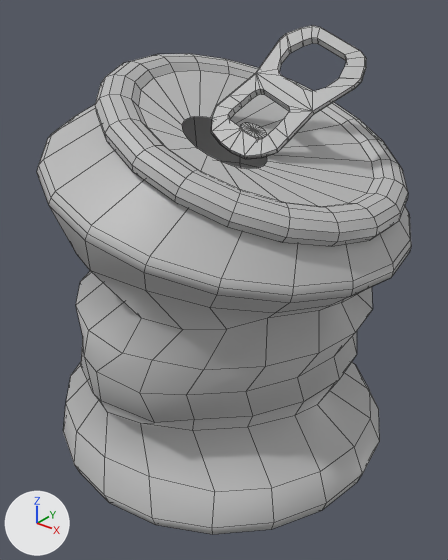
What one commit did to the FBX model AllNighter/Assets/Models/Jeremy/canCrusty.fbx.
Both versions are drawn from a camera (50 mm lens) standing at (0.1111, -0.1384, 0.0774) and looking at (0.002, -0.002, -0.0071). The axes (+X, +Y, +Z) are drawn at lower left. The lights are the same throughout. Mesh edges are drawn as thin lines. Where no turn or scale is listed for an object, it has been applied to the vertices.

Names of what the first picture shows: 'canCrusty'.
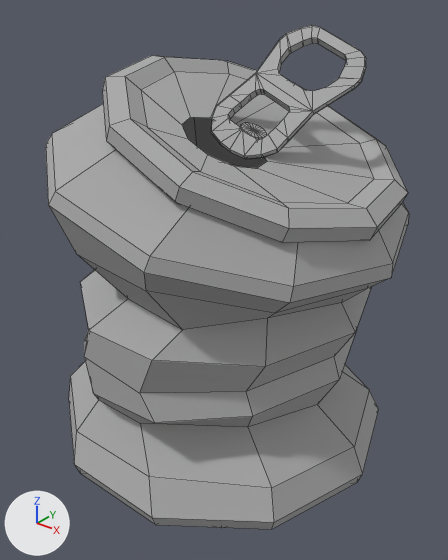
Where the change shows, as pixel boxes [x1, y1, x2, y2] in the pictures (448 x 560 px):
```json
{"object": "canCrusty", "change": "recoloured, surface changed, reshaped", "before": [37, 25, 411, 534], "after": [46, 25, 409, 529]}
{"part": 1, "of": "me_mesh", "change": "deleted", "before": [37, 54, 411, 534]}
```

Edits to the scene script, one JSON object a line:
```json
{"op": "set", "path": "mat_cancrustylambert.base_color", "old": "(0.5, 0.5, 0.5)", "new": "(0.4, 0.4, 0.4)", "note": "grey #bcbcbc -> grey #aaaaaa"}
{"op": "set", "path": "mat_cancrustylambert.roughness", "old": "0.5", "new": "0.896"}
{"block": "me_mesh", "where": "# used by ob_cancrusty; location = (0.0, 0.0, 0.0)"}
{"op": "remove", "block": "me_mesh", "code": "me_mesh.from_pydata(...)  # 790 vertices, 752 faces; spans x -0.0554..0.0554, y -0.0545..0.0545, z -0.0684..0.066"}
{"op": "add", "block": "me_mesh", "code": "me_mesh.from_pydata(...)  # 419 vertices, 407 faces; spans x -0.0554..0.0551, y -0.0518..0.0518, z -0.0684..0.066"}
{"block": "me_mesh", "change": "me_mesh part 1: 371 vertices removed from x -0.0529..0.0554, y -0.0545..0.0545, z -0.0684..0.0576"}
```
